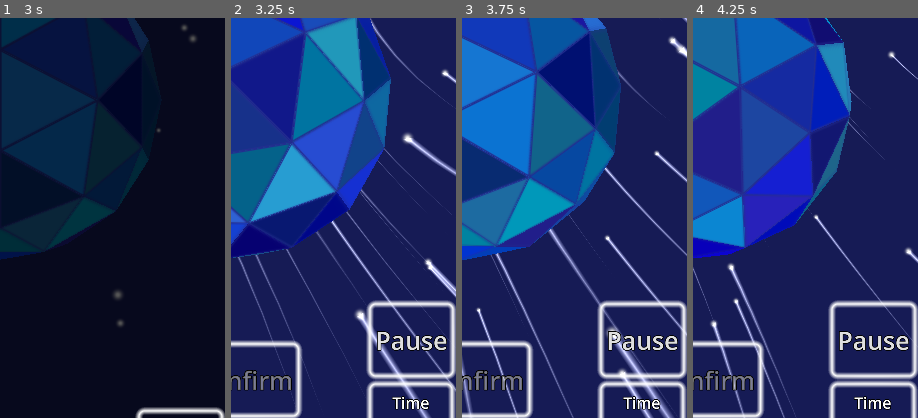
Above: before the commit, frames 1-4 (left to right).
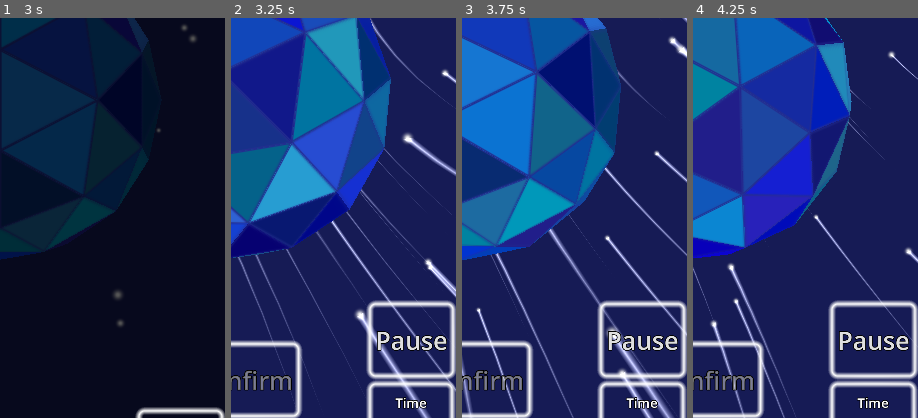
Above: after the commit, the same moments.

Repository: WalynC/sphereSweeperGodot
Game: Godot game, scene res://mainScenes/menu_scene.tscn
Same seed, same stepped clock (60 frames per second), same inputs: the game is played once before the commit and once after it. Sound files missing from this copy of the repository are replaced by a short silence.
Inputs (mouse positions are % of the whole screen's width and height, from its top left):
- Up to frame 1 (3 s): click "New" at 0.5 s; tap Enter at 1.25 s; move the mouse to (72, 45) at 1.27 s; hold Down (scroll_down) 1.28-2 s; click (72, 45) at 1.42 s; click "Play" at 2 s; drag from (30, 55) to (45, 70) at 2.77 s
- Up to frame 2 (3.25 s): no input
- Up to frame 3 (3.75 s): click (10, 80) at 3.5 s
- Up to frame 4 (4.25 s): no input
The pictures show only the part of the screen within x 50-100%, y 40-90%; the shares and areas given below are measured in that part.

Frame 1 is identical in both runs. In frame 2, 0.4% of the frame differs, in the area x 71-88%, y 94-98%; in frame 3, 0.4%, in the area x 71-89%, y 94-98%; in frame 4, 0.4%.

Commit message:
Adjusts game ui

Diff:
--- a/uiScenes/game_ui.tscn
+++ b/uiScenes/game_ui.tscn
@@ -213,7 +213,7 @@
 offset_top = 20.0
 grow_horizontal = 2
 grow_vertical = 2
-theme_override_font_sizes/font_size = 50
+theme_override_font_sizes/font_size = 42
 text = "Time"
 horizontal_alignment = 1
 vertical_alignment = 1
